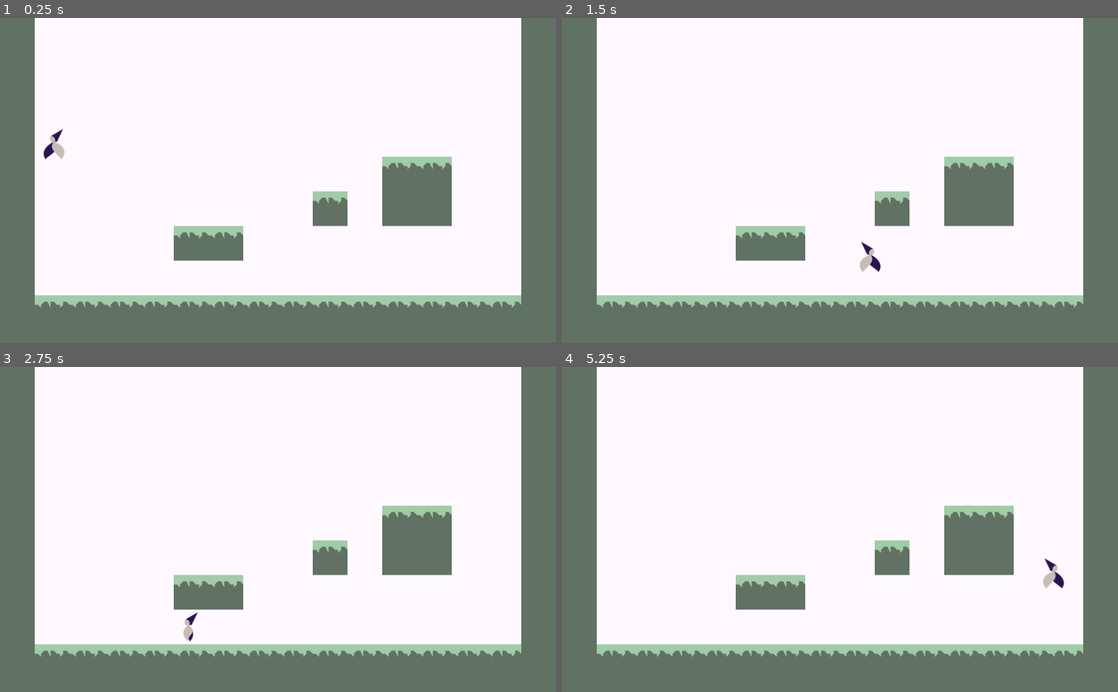
Above: before the commit, frames 1-4 (two rows, left to right).
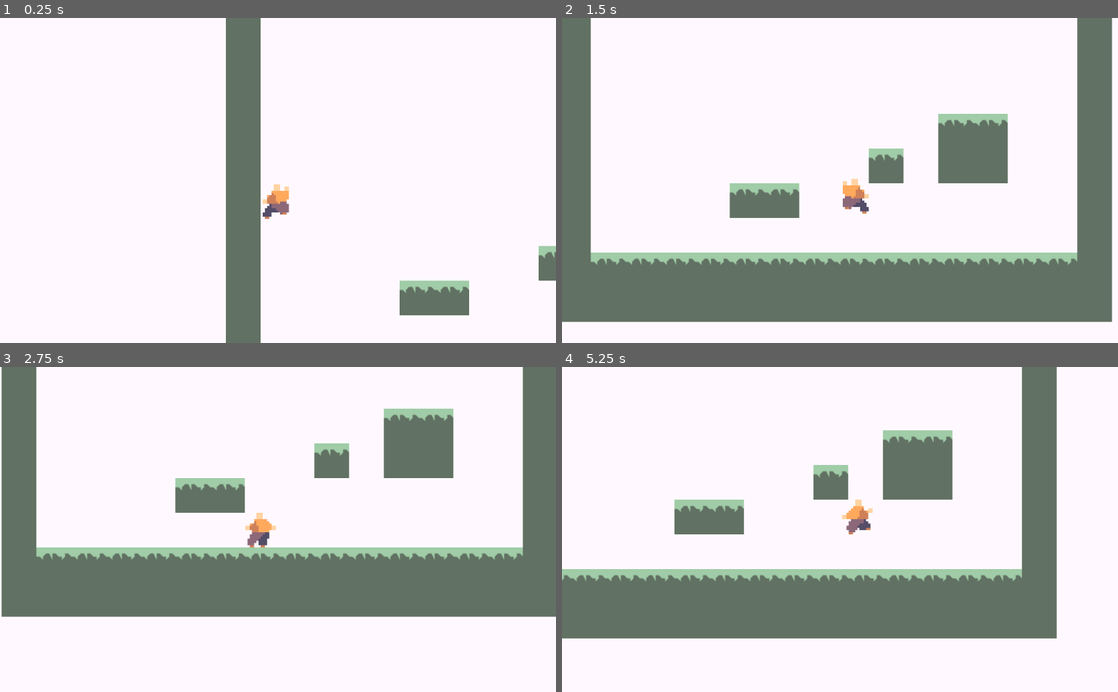
Above: after the commit, the same moments.

Repository: FalafelBeingOrg/test1
Game: Godot game, scene res://World.tscn
The game is run twice, just before and just after one commit, with the same random seed, the same clock (stepped at 60 frames per second) and the same inputs.
Inputs:
- Up to frame 1 (0.25 s): no input
- Up to frame 2 (1.5 s): hold D (move_right) from 0.53 s (still down); tap Space (jump) at 0.6, 0.77, 1.07, 1.35 s
- Up to frame 3 (2.75 s): tap Space (jump) at 1.52, 1.82, 2.1 s; release D (move_right) at 2.03 s; hold A (move_left) from 2.03 s (still down)
- Up to frame 4 (5.25 s): release A (move_left) at 2.78 s; hold D (move_right) 2.78-4.28 s; tap Space (jump) at 2.85, 3.02, 3.32, 3.6, 3.77, 4.07, 4.35, 4.52, 4.82, 5.1 s; hold A (move_left) 4.28-5.03 s; hold D (move_right) from 5.03 s (still down)

The runs differ from the first frame. In frame 1, 35% of the frame differs, in the area x 0-100%, y 0-100%; in frame 2, 31%; in frame 3, 40%; in frame 4, 53%.

Commit message:
added player anim script

Diff:
--- /dev/null
+++ b/Test1Code/Camera2D.gd
@@ -0,0 +1,20 @@
+extends Node2D
+
+onready var player = $"../Player"
+
+# Declare member variables here. Examples:
+# var a = 2
+# var b = "text"
+
+
+# Called when the node enters the scene tree for the first time.
+func _ready():
+	pass
+
+
+# Called every frame. 'delta' is the elapsed time since the previous frame.
+func _process(delta):
+	if self.transform.x.distance_to(player.transform.x) < 0.1:
+		self.transform.x = player.transform.x
+	else:
+		self.transform.x.move_toward(player.transform.x, delta * 500)
--- a/Test1Code/Player.gd
+++ b/Test1Code/Player.gd
@@ -6,7 +6,10 @@
 const MAX_FALL_SPEED = 1000
 
 onready var anim_player = $AnimationPlayer
-onready var sprite = $Sprite
+onready var Idle = $Idle
+onready var Jump_Down = $Jump_Down
+onready var Jump_Up = $Jump_Up
+onready var Run = $Run
 
 var y_velo = 0
 var facing_right = false
@@ -36,19 +39,32 @@
 
 	if grounded:
 		if move_dir == 0:
-			play_anim("idle")
+			play_anim("Idle")
 		else:
-			play_anim("walk")
+			play_anim("Run")
+	elif y_velo > 0:
+		play_anim("Jump_Up")
 	else:
-		play_anim("jump")
+		play_anim("Jump_Down")
 
 
 
 func flip():
 	facing_right = !facing_right
-	sprite.flip_h = !sprite.flip_h
+	Idle.flip_h = !Idle.flip_h
+	Jump_Down.flip_h = !Jump_Down.flip_h
+	Jump_Up.flip_h = !Jump_Up.flip_h
+	Run.flip_h = !Run.flip_h
 
 func play_anim(anim_name):
 	if anim_player.is_playing() and anim_player.current_animation == anim_name:
 		return
 	anim_player.play(anim_name)
+	hide_all()
+	get_node(anim_name).show()
+
+func hide_all():
+	Idle.hide()
+	Jump_Down.hide()
+	Jump_Up.hide()
+	Run.hide()
--- a/Test1Code/Player.tscn
+++ b/Test1Code/Player.tscn
@@ -1,17 +1,65 @@
-[gd_scene load_steps=9 format=2]
+[gd_scene load_steps=12 format=2]
 
-[ext_resource path="res://undefined - Imgur.png" type="Texture" id=1]
+[ext_resource path="res://Player02Idle.png" type="Texture" id=1]
 [ext_resource path="res://Player.gd" type="Script" id=2]
+[ext_resource path="res://Player02Run.png" type="Texture" id=3]
+[ext_resource path="res://Player02Jump_Down.png" type="Texture" id=4]
+[ext_resource path="res://Player02Jump_Up.png" type="Texture" id=5]
 
 [sub_resource type="RectangleShape2D" id=1]
-extents = Vector2( 10, 24 )
+extents = Vector2( 7, 8 )
 
-[sub_resource type="CircleShape2D" id=2]
+[sub_resource type="Animation" id=4]
+resource_name = "Idle"
+loop = true
+step = 0.25
+tracks/0/type = "value"
+tracks/0/path = NodePath("Player/Idle:frame")
+tracks/0/interp = 1
+tracks/0/loop_wrap = true
+tracks/0/imported = false
+tracks/0/enabled = true
+tracks/0/keys = {
+"times": PoolRealArray( 0, 0.25, 0.5, 0.75 ),
+"transitions": PoolRealArray( 1, 1, 1, 1 ),
+"update": 1,
+"values": [ 0, 1, 2, 3 ]
+}
+
+[sub_resource type="Animation" id=5]
+resource_name = "Jump_Down"
+tracks/0/type = "value"
+tracks/0/path = NodePath("Player/Jump_Down:frame")
+tracks/0/interp = 1
+tracks/0/loop_wrap = true
+tracks/0/imported = false
+tracks/0/enabled = true
+tracks/0/keys = {
+"times": PoolRealArray( 0 ),
+"transitions": PoolRealArray( 1 ),
+"update": 1,
+"values": [ 0 ]
+}
+
+[sub_resource type="Animation" id=6]
+resource_name = "Jump_Up"
+tracks/0/type = "value"
+tracks/0/path = NodePath("Player/Jump_Up:frame")
+tracks/0/interp = 1
+tracks/0/loop_wrap = true
+tracks/0/imported = false
+tracks/0/enabled = true
+tracks/0/keys = {
+"times": PoolRealArray( 0 ),
+"transitions": PoolRealArray( 1 ),
+"update": 1,
+"values": [ 0 ]
+}
 
 [sub_resource type="Animation" id=3]
 length = 0.001
 tracks/0/type = "value"
-tracks/0/path = NodePath("Player/Sprite:region_rect")
+tracks/0/path = NodePath("Player/Idle:frame")
 tracks/0/interp = 1
 tracks/0/loop_wrap = true
 tracks/0/imported = false
@@ -20,77 +68,88 @@
 "times": PoolRealArray( 0 ),
 "transitions": PoolRealArray( 1 ),
 "update": 0,
-"values": [ Rect2( 0, 0, 64, 64 ) ]
+"values": [ 0 ]
+}
+tracks/1/type = "value"
+tracks/1/path = NodePath("Player/Jump_Down:frame")
+tracks/1/interp = 1
+tracks/1/loop_wrap = true
+tracks/1/imported = false
+tracks/1/enabled = true
+tracks/1/keys = {
+"times": PoolRealArray( 0 ),
+"transitions": PoolRealArray( 1 ),
+"update": 0,
+"values": [ 0 ]
+}
+tracks/2/type = "value"
+tracks/2/path = NodePath("Player/Jump_Up:frame")
+tracks/2/interp = 1
+tracks/2/loop_wrap = true
+tracks/2/imported = false
+tracks/2/enabled = true
+tracks/2/keys = {
+"times": PoolRealArray( 0 ),
+"transitions": PoolRealArray( 1 ),
+"update": 0,
+"values": [ 0 ]
+}
+tracks/3/type = "value"
+tracks/3/path = NodePath("Player/Run:frame")
+tracks/3/interp = 1
+tracks/3/loop_wrap = true
+tracks/3/imported = false
+tracks/3/enabled = true
+tracks/3/keys = {
+"times": PoolRealArray( 0 ),
+"transitions": PoolRealArray( 1 ),
+"update": 0,
+"values": [ 0 ]
 }
 
-[sub_resource type="Animation" id=4]
-resource_name = "idle"
+[sub_resource type="Animation" id=7]
+resource_name = "Run"
+length = 0.75
+step = 0.125
 tracks/0/type = "value"
-tracks/0/path = NodePath("Player/Sprite:region_rect")
+tracks/0/path = NodePath("Player/Run:frame")
 tracks/0/interp = 1
 tracks/0/loop_wrap = true
 tracks/0/imported = false
 tracks/0/enabled = true
 tracks/0/keys = {
-"times": PoolRealArray( 0 ),
-"transitions": PoolRealArray( 1 ),
-"update": 0,
-"values": [ Rect2( 0, 64, 64, 64 ) ]
+"times": PoolRealArray( 0, 0.125, 0.25, 0.375, 0.5, 0.625 ),
+"transitions": PoolRealArray( 1, 1, 1, 1, 1, 1 ),
+"update": 1,
+"values": [ 0, 1, 2, 3, 4, 5 ]
 }
 
-[sub_resource type="Animation" id=5]
-resource_name = "jump"
-tracks/0/type = "value"
-tracks/0/path = NodePath("Player/Sprite:region_rect")
-tracks/0/interp = 1
-tracks/0/loop_wrap = true
-tracks/0/imported = false
-tracks/0/enabled = true
-tracks/0/keys = {
-"times": PoolRealArray( 0 ),
-"transitions": PoolRealArray( 1 ),
-"update": 0,
-"values": [ Rect2( 64, 64, 64, 64 ) ]
-}
-
-[sub_resource type="Animation" id=6]
-resource_name = "walk"
-length = 0.4
-loop = true
-tracks/0/type = "value"
-tracks/0/path = NodePath("Player/Sprite:region_rect")
-tracks/0/interp = 1
-tracks/0/loop_wrap = true
-tracks/0/imported = false
-tracks/0/enabled = true
-tracks/0/keys = {
-"times": PoolRealArray( 0, 0.1, 0.2, 0.3 ),
-"transitions": PoolRealArray( 1, 1, 1, 1 ),
-"update": 1,
-"values": [ Rect2( 0, 0, 64, 64 ), Rect2( 64, 0, 64, 64 ), Rect2( 128, 0, 64, 64 ), Rect2( 64, 0, 64, 64 ) ]
-}
-
-[node name="Player" type="Node2D"]
-
-[node name="Player" type="KinematicBody2D" parent="."]
+[node name="Player" type="KinematicBody2D"]
+scale = Vector2( 4, 4 )
 script = ExtResource( 2 )
 
-[node name="CollisionShape2D" type="CollisionShape2D" parent="Player"]
+[node name="CollisionShape2D" type="CollisionShape2D" parent="."]
 shape = SubResource( 1 )
 
-[node name="CollisionShape2D2" type="CollisionShape2D" parent="Player"]
-position = Vector2( 0, 16 )
-shape = SubResource( 2 )
+[node name="AnimationPlayer" type="AnimationPlayer" parent="."]
+root_node = NodePath("../..")
+anims/Idle = SubResource( 4 )
+anims/Jump_Down = SubResource( 5 )
+anims/Jump_Up = SubResource( 6 )
+anims/RESET = SubResource( 3 )
+anims/Run = SubResource( 7 )
 
-[node name="Sprite" type="Sprite" parent="Player"]
-position = Vector2( 0, -7 )
+[node name="Idle" type="Sprite" parent="."]
 texture = ExtResource( 1 )
-region_enabled = true
-region_rect = Rect2( 0, 0, 64, 64 )
+hframes = 4
 
-[node name="AnimationPlayer" type="AnimationPlayer" parent="Player"]
-root_node = NodePath("../..")
-anims/RESET = SubResource( 3 )
-anims/idle = SubResource( 4 )
-anims/jump = SubResource( 5 )
-anims/walk = SubResource( 6 )
+[node name="Jump_Down" type="Sprite" parent="."]
+texture = ExtResource( 4 )
+
+[node name="Jump_Up" type="Sprite" parent="."]
+texture = ExtResource( 5 )
+
+[node name="Run" type="Sprite" parent="."]
+texture = ExtResource( 3 )
+hframes = 6
+frame = 5
--- a/Test1Code/World.tscn
+++ b/Test1Code/World.tscn
@@ -12,3 +12,9 @@
 
 [node name="Player" parent="." instance=ExtResource( 2 )]
 position = Vector2( 96, 151 )
+
+[node name="Camera2D" type="Camera2D" parent="Player"]
+scale = Vector2( 0.25, 0.25 )
+current = true
+smoothing_enabled = true
+smoothing_speed = 10.0
--- a/Test1Code/project.godot
+++ b/Test1Code/project.godot
@@ -13,6 +13,10 @@
 config/name="Test1Code"
 run/main_scene="res://World.tscn"
 config/icon="res://icon.png"
+
+[global]
+
+autoload=false
 
 [gui]
 
Binary file added: Test1Code/Player02Idle.png
Not shown, added: Test1Code/Player02Idle.png.import
Binary file added: Test1Code/Player02Jump_Down.png
Not shown, added: Test1Code/Player02Jump_Down.png.import
Binary file added: Test1Code/Player02Jump_Up.png
Not shown, added: Test1Code/Player02Jump_Up.png.import
Binary file added: Test1Code/Player02Run.png
Not shown, added: Test1Code/Player02Run.png.import
